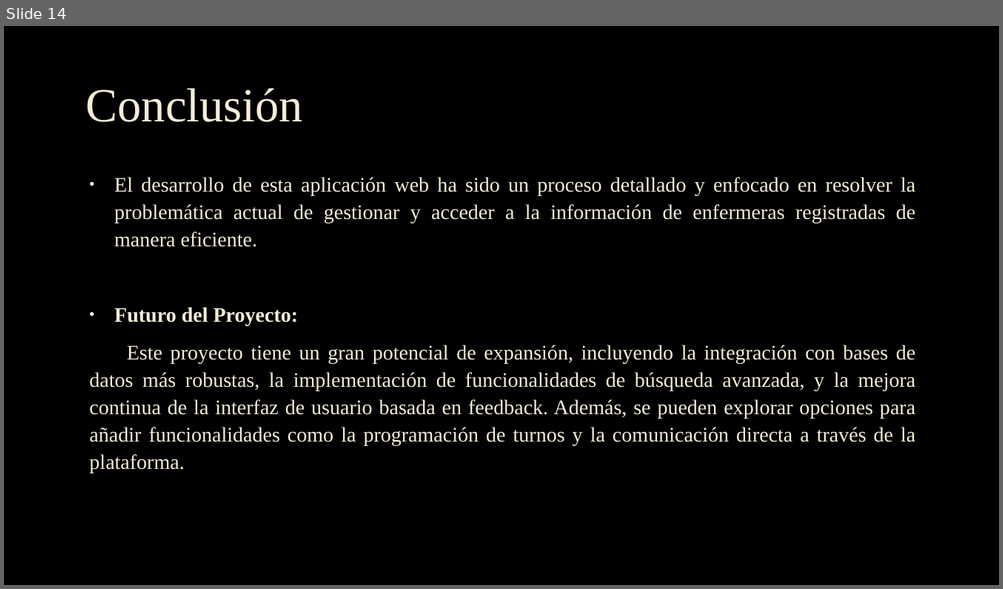
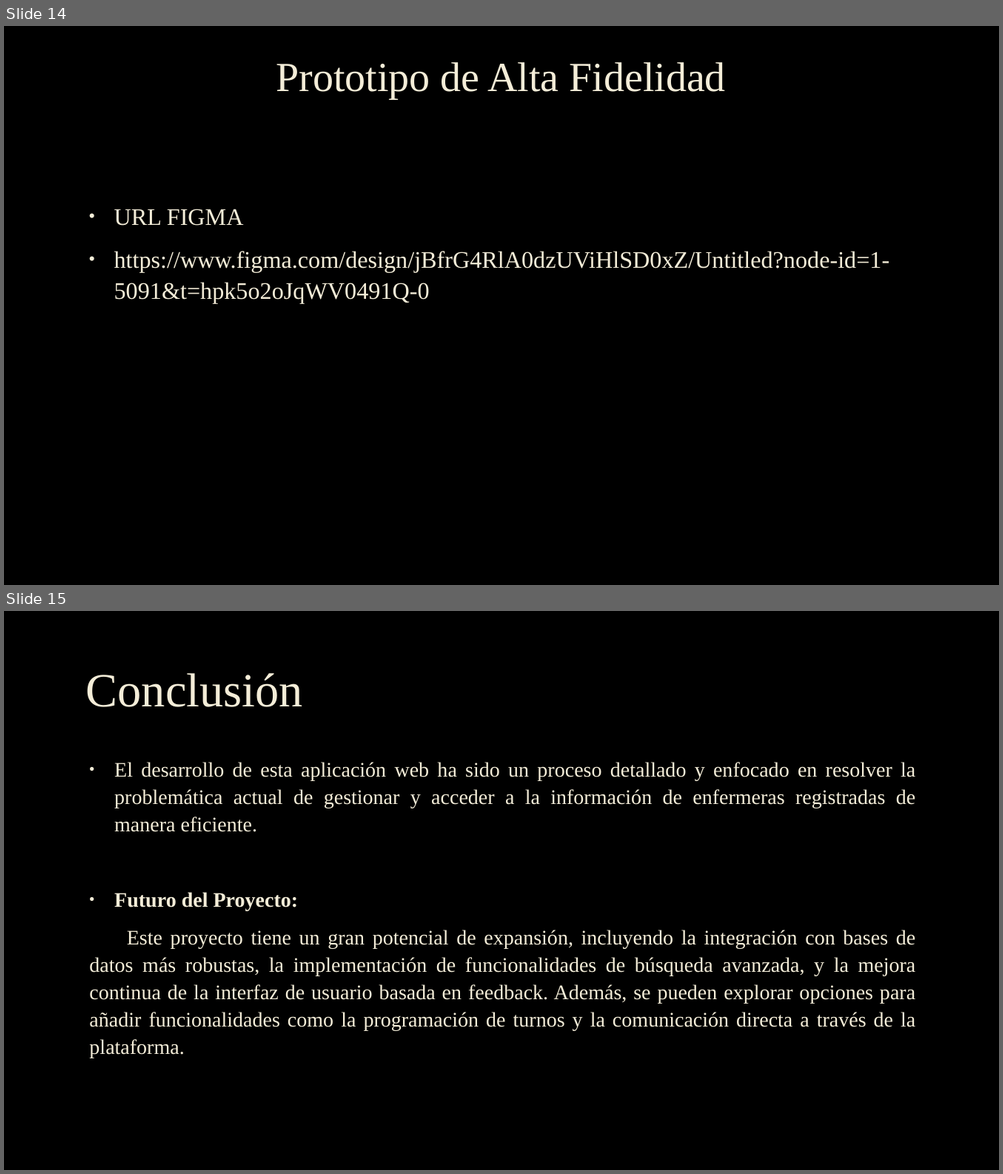
Before and after one commit to AlvaroDera/ProyectoFinalDesasoftIX, a slide deck: Sistema de Enfermeria.pptx. Shown one above the other, each under a label of ours: slide 14 before the commit, slides 14 and 15 after it. The pictures are 1003x589 and 1003x1174 pixels, drawn with LibreOffice and Linux fonts; fonts in the diff are those of the drawing; background and template pictures are left out. Boxes give left, top, right and bottom in pixels: in the first picture for what was removed or moved away, otherwise in the second. Text is boxed around its words. In the diff, an @@ line names an element or a change of style, - is before the commit and + after.

Commit message:
add

```diff
--- a/Sistema de Enfermeria.pptx
+++ b/Sistema de Enfermeria.pptx
@@ slide 14 added at box(4, 26, 999, 585), background picture (left out) @@
@@ title added at box(276, 62, 726, 99), 40 pt, text #F4EDD8 @@
+Prototipo de Alta Fidelidad
@@ text added at box(114, 209, 890, 304), 23 pt, text #F4EDD8 @@
+• URL FIGMA
+• https://www.figma.com/design/jBfrG4RlA0dzUViHlSD0xZ/Untitled?node-id=1-5091&t=hpk5o2oJqWV0491Q-0
@@ what was slide 14 is now slide 15 @@
```
